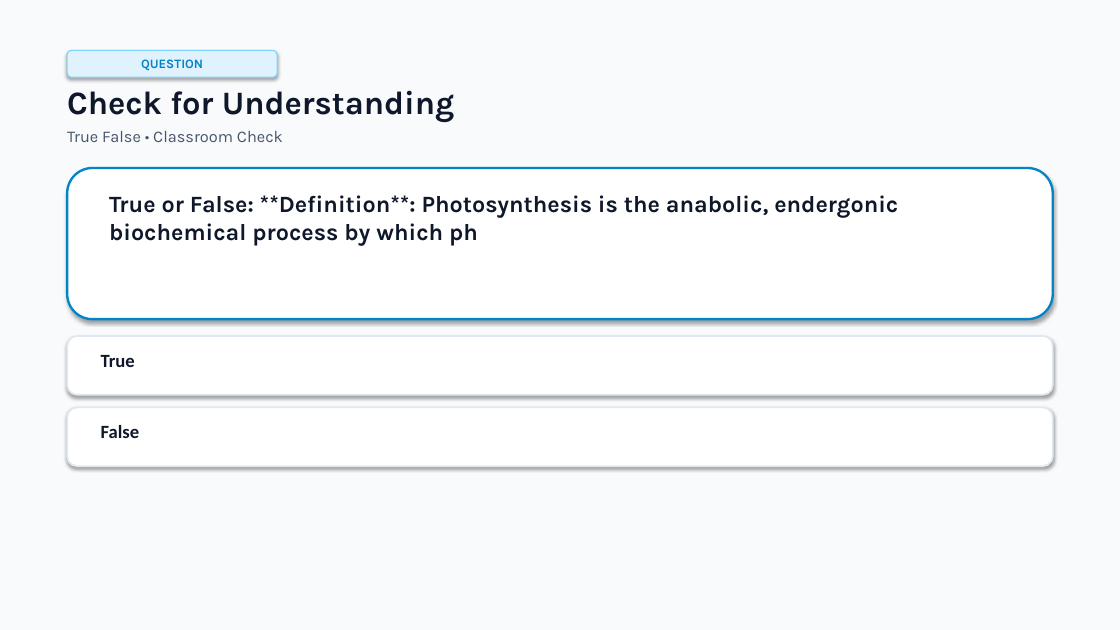
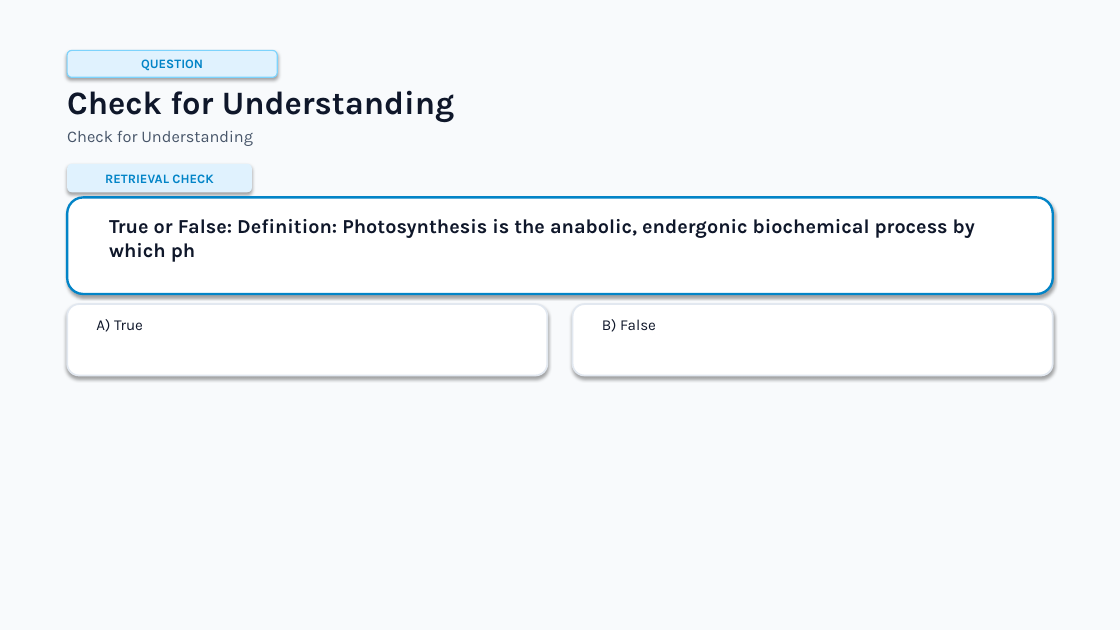
Before and after one commit to usm007/LessonMorph, a slide deck: slide 16 of output/photosynthesis_and_cellular_energy.pptx (slide 31 before the commit). Drawn at 1120x630 pixels with LibreOffice and Linux fonts; fonts in the diff are those of the drawing. Boxes give left, top, right and bottom in pixels: in the first picture for what was removed or moved away, otherwise in the second. Text is boxed around its words. In the diff, an @@ line names an element or a change of style, - is before the commit and + after.

```diff
--- a/output/photosynthesis_and_cellular_energy.pptx
+++ b/output/photosynthesis_and_cellular_energy.pptx
@@ text at bbox=[67, 131, 253, 146]: text changed @@
-True False • Classroom Check
+Check for Understanding
@@ rounded rectangle added at bbox=[67, 164, 252, 192], fill #E0F2FE, 11 pt, text #0284C7, bold @@
+RETRIEVAL CHECK
@@ rounded rectangle: place and size @@
-rounded rectangle at bbox=[67, 168, 1053, 319]
+rounded rectangle at bbox=[67, 197, 1053, 294]
@@ text at bbox=[109, 219, 975, 262]: text changed; size 20 to 17 pt @@
-True or False: **Definition**: Photosynthesis is the anabolic, endergonic biochemical process by which ph
+True or False: Definition: Photosynthesis is the anabolic, endergonic biochemical process by which ph
@@ rounded rectangle: place and size @@
-rounded rectangle at bbox=[67, 336, 1053, 395]
+rounded rectangle at bbox=[67, 304, 548, 376]
@@ text at bbox=[96, 319, 143, 332]: text changed; size 16 to 13 pt; font Calibri to Karla; bold off @@
-True
+A) True
@@ rounded rectangle added at bbox=[573, 304, 1054, 376], fill #FFFFFF, outline #E2E8F0 1.5 pt @@
@@ text at bbox=[602, 319, 656, 332]: text changed; size 16 to 13 pt; font Calibri to Karla; bold off @@
-False
+B) False
@@ rounded rectangle removed at bbox=[67, 408, 1053, 466] @@
```
Also in this commit, not shown: 13 other slides changed, 15 slides added, 21 slides removed, 57 other files.
